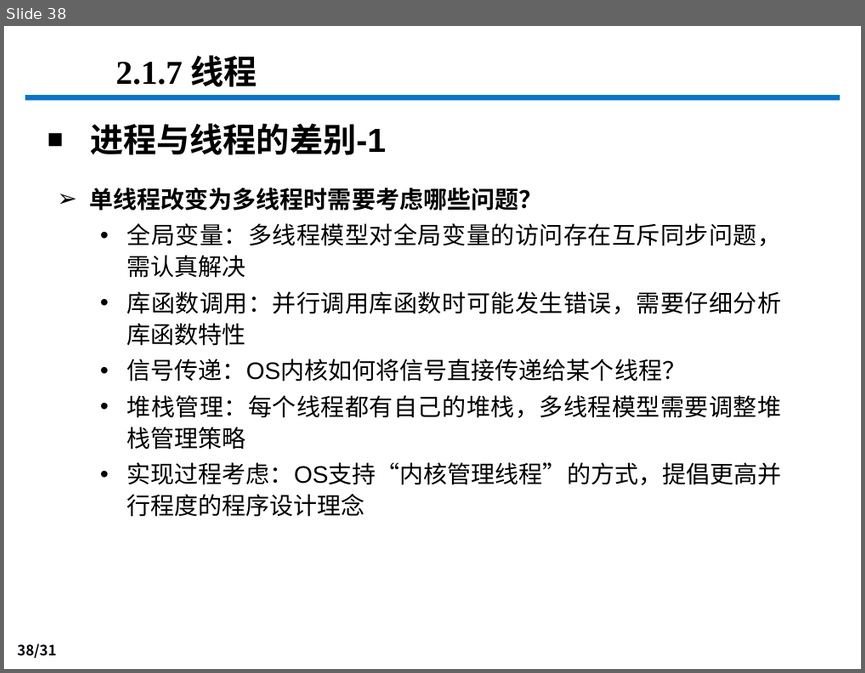
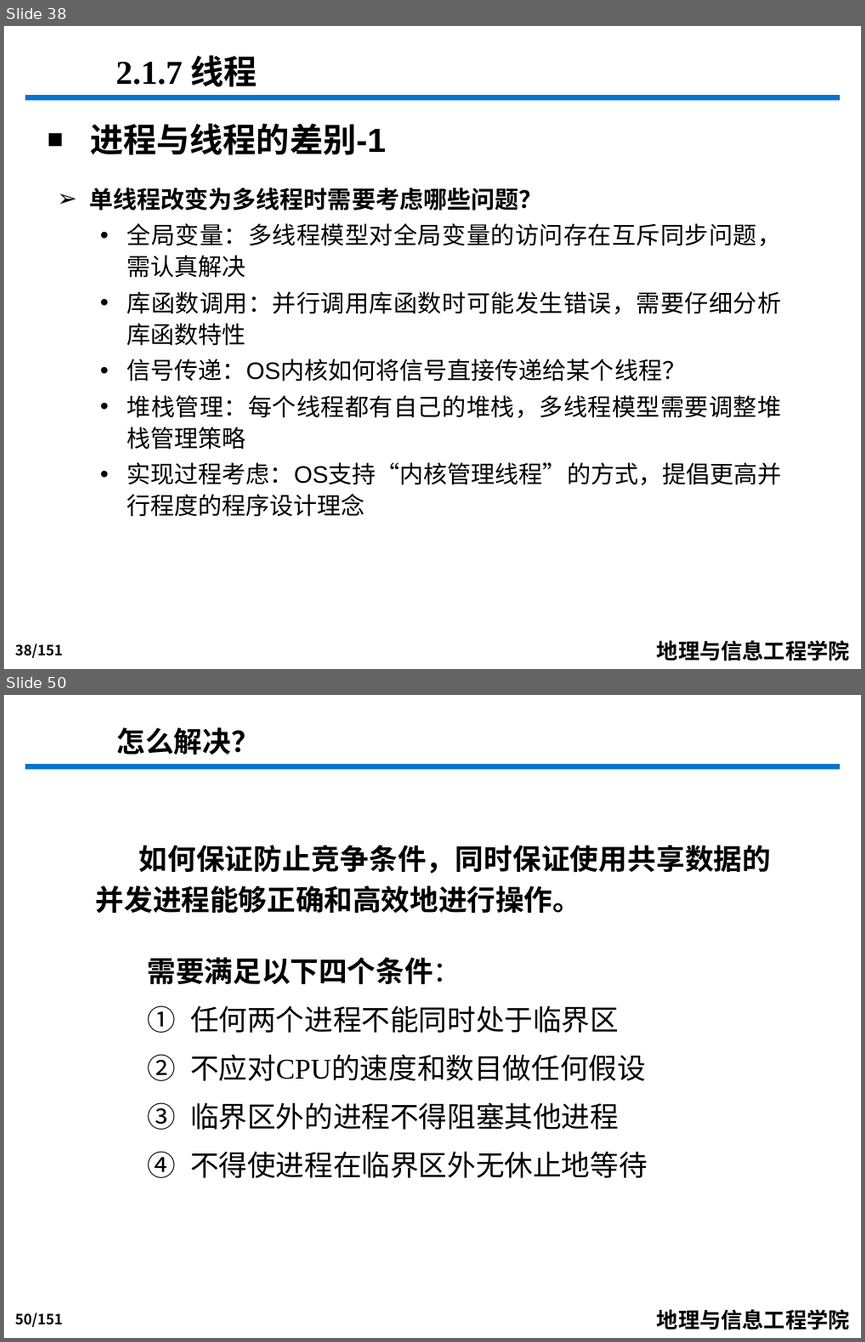
Before and after one commit to djzgroup/djzgroup.github.io, a slide deck: course/os/cha_2_process.pptx. Shown one above the other, each under a label of ours: slide 38 before the commit, slides 38 and 50 after it; the slides between them are not shown. The pictures are 865x673 and 865x1342 pixels, drawn with LibreOffice and Linux fonts; fonts in the diff are those of the drawing; background and template pictures are left out. Boxes give left, top, right and bottom in pixels: in the first picture for what was removed or moved away, otherwise in the second. Text is boxed around its words. In the diff, an @@ line names an element or a change of style, - is before the commit and + after.

```diff
--- a/course/os/cha_2_process.pptx
+++ b/course/os/cha_2_process.pptx
@@ slide 50 added at (4,695,861,1338), background #FFFFFF; not listed: 3 template elements that a slide beside it also shows @@
@@ text added at (117,727,260,755), 24 pt, text #000000, bold @@
+怎么解决？
@@ text added at (96,845,771,913), 24 pt, text #000000, bold @@
+如何保证防止竞争条件，同时保证使用共享数据的并发进程能够正确和高效地进行操作。
@@ text added at (148,957,647,1178), 24 pt, text #000000 @@
+需要满足以下四个条件：
+1. 任何两个进程不能同时处于临界区
+2. 不应对CPU的速度和数目做任何假设
+3. 临界区外的进程不得阻塞其他进程
+4. 不得使进程在临界区外无休止地等待
@@ slide 38 changed as well @@
@@ page number at (15,643,63,658): text changed @@
-38/31
+38/151
@@ text added at (657,640,850,661), 18 pt, text #000000, bold @@
+地理与信息工程学院
```
Also in this commit, not shown: 37 other slides changed, 112 other slides added, 1 slide removed.
